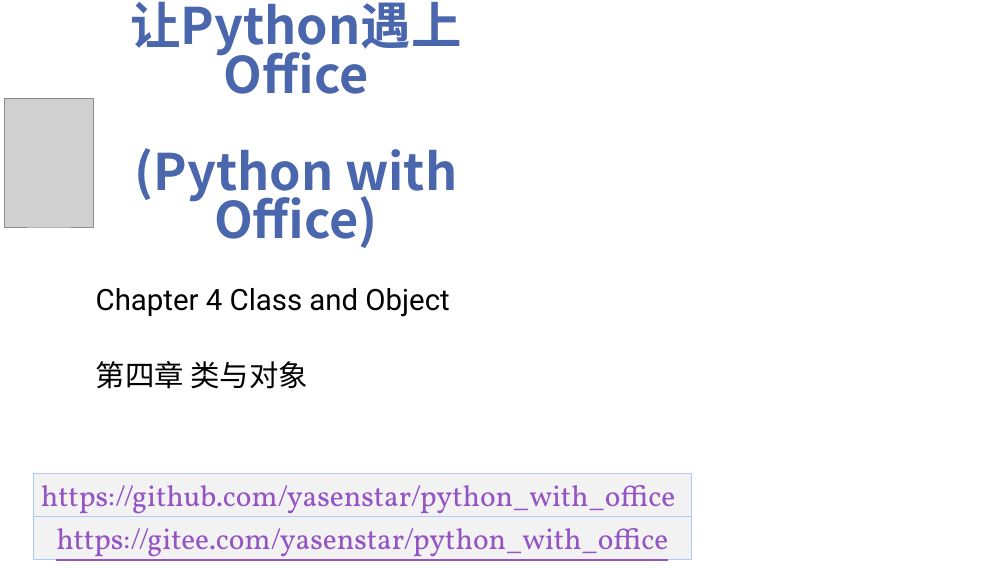
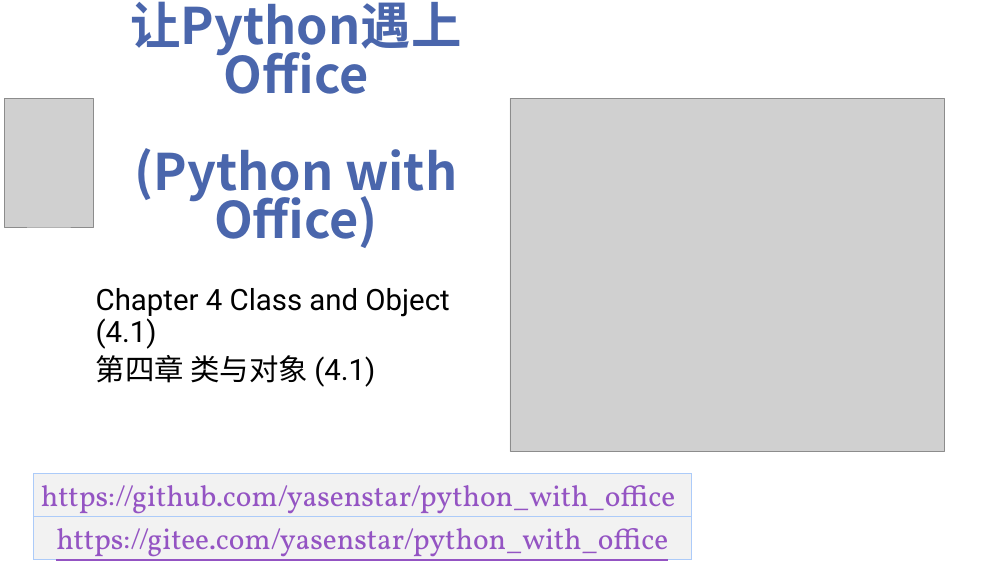
Before and after one commit to yasenstar/python_with_office, a slide deck: slide 17 of Video_Covers.pptx. Drawn at 1008x567 pixels with LibreOffice and Linux fonts; fonts in the diff are those of the drawing; grey boxes stand for pictures; background and template pictures are left out. Boxes give left, top, right and bottom in pixels: in the first picture for what was removed or moved away, otherwise in the second. Text is boxed around its words. In the diff, an @@ line names an element or a change of style, - is before the commit and + after.

```diff
--- a/Video_Covers.pptx
+++ b/Video_Covers.pptx
@@ picture added at <box>510,98,944,451</box> @@
@@ subtitle at <box>96,288,449,387</box>: text changed @@
-Chapter 4 Class and Object
-第四章 类与对象
+Chapter 4 Class and Object (4.1)
+第四章 类与对象 (4.1)
```
Also in this commit, not shown: 1 other file.
